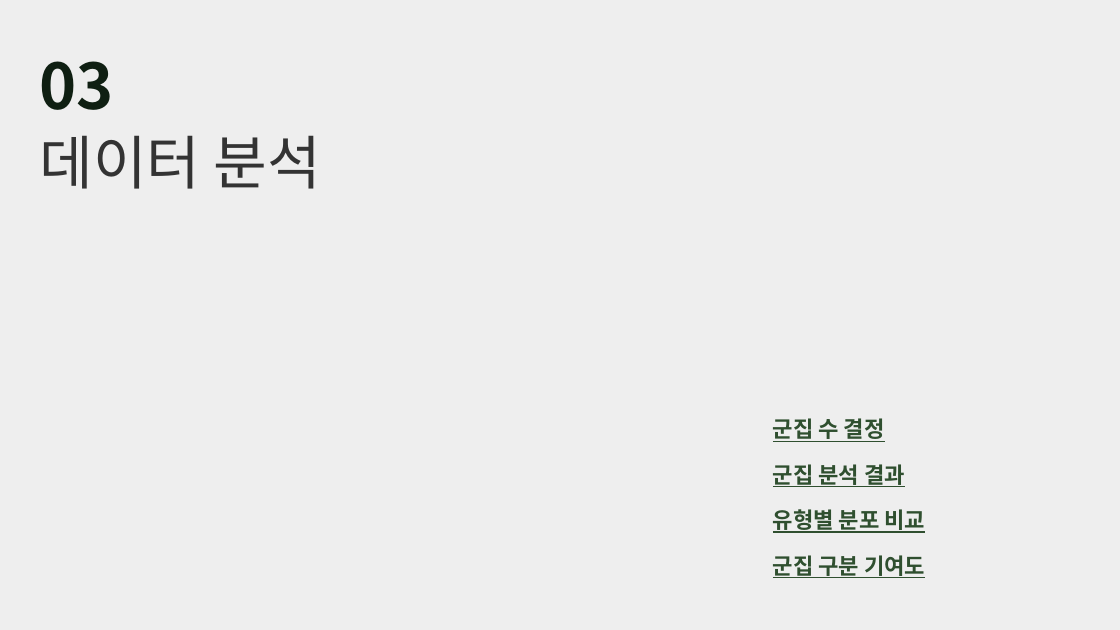
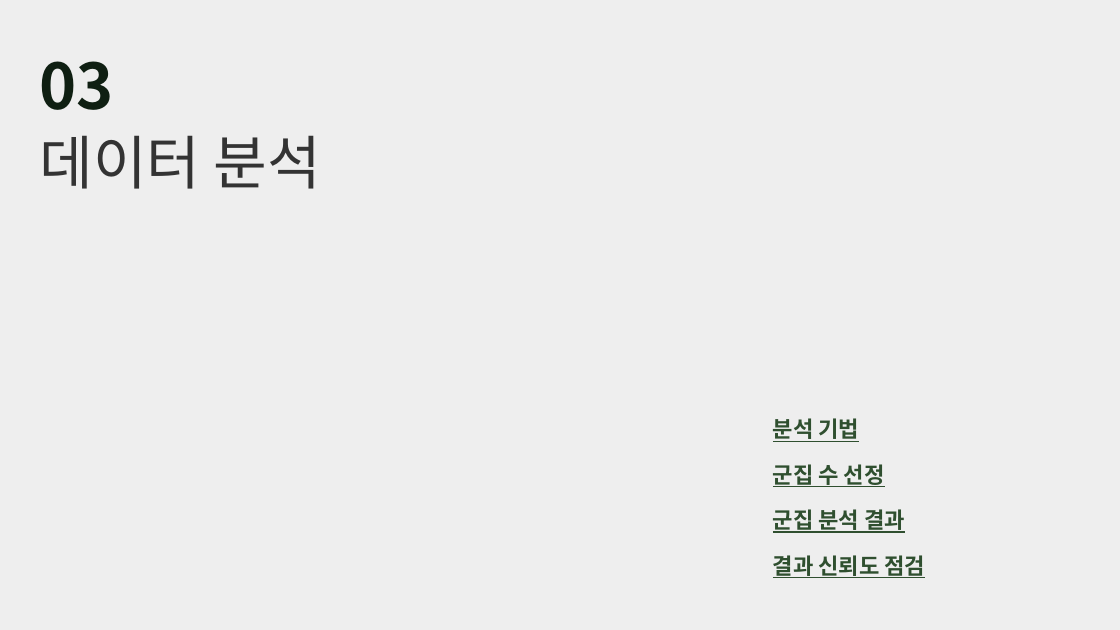
Before and after one commit to hanjune1121-afk/-, a slide deck: slide 13 of 발표자료/강원고랭지_토양유실_15쪽이후.pptx (slide 8 before the commit). Drawn at 1120x630 pixels with LibreOffice and Linux fonts; fonts in the diff are those of the drawing. Boxes give left, top, right and bottom in pixels: in the first picture for what was removed or moved away, otherwise in the second. Text is boxed around its words. In the diff, an @@ line names an element or a change of style, - is before the commit and + after.

```diff
--- a/발표자료/강원고랭지_토양유실_15쪽이후.pptx
+++ b/발표자료/강원고랭지_토양유실_15쪽이후.pptx
@@ text at <box>773,418,859,442</box>: text changed @@
-군집 수 결정
+분석 기법
@@ text added at <box>773,464,885,487</box>, 19 pt, text #2F4F2F, bold, underline @@
+군집 수 선정
@@ text "군집 분석 결과": place and size @@
-text "군집 분석 결과" at <box>773,464,905,487</box>
+text "군집 분석 결과" at <box>773,509,905,533</box>
@@ text removed at <box>773,509,926,533</box> @@
-유형별 분포 비교
@@ text at <box>773,555,926,578</box>: text changed @@
-군집 구분 기여도
+결과 신뢰도 점검
```
Also in this commit, not shown: 13 other slides changed, 17 slides added, 6 slides removed, 6 other files.
